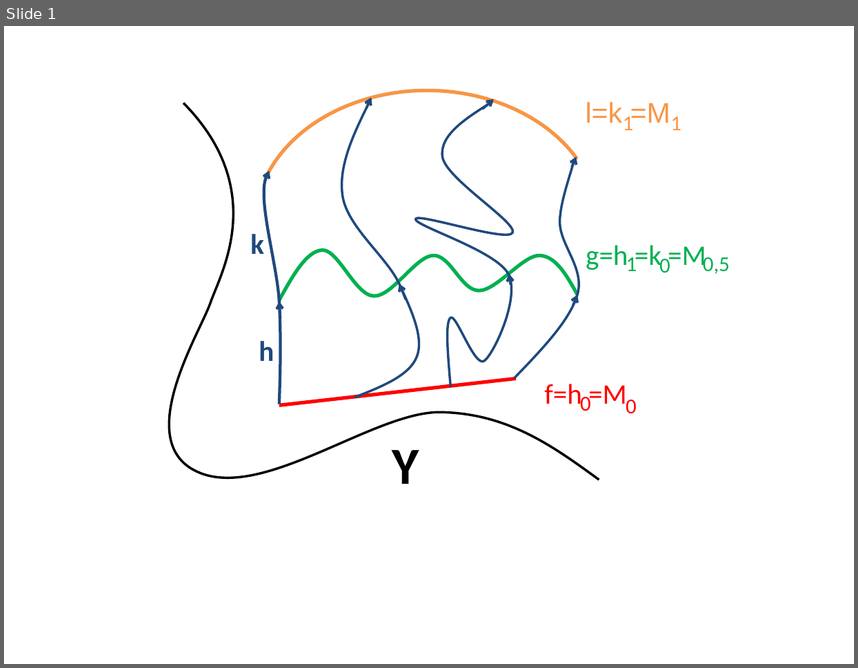
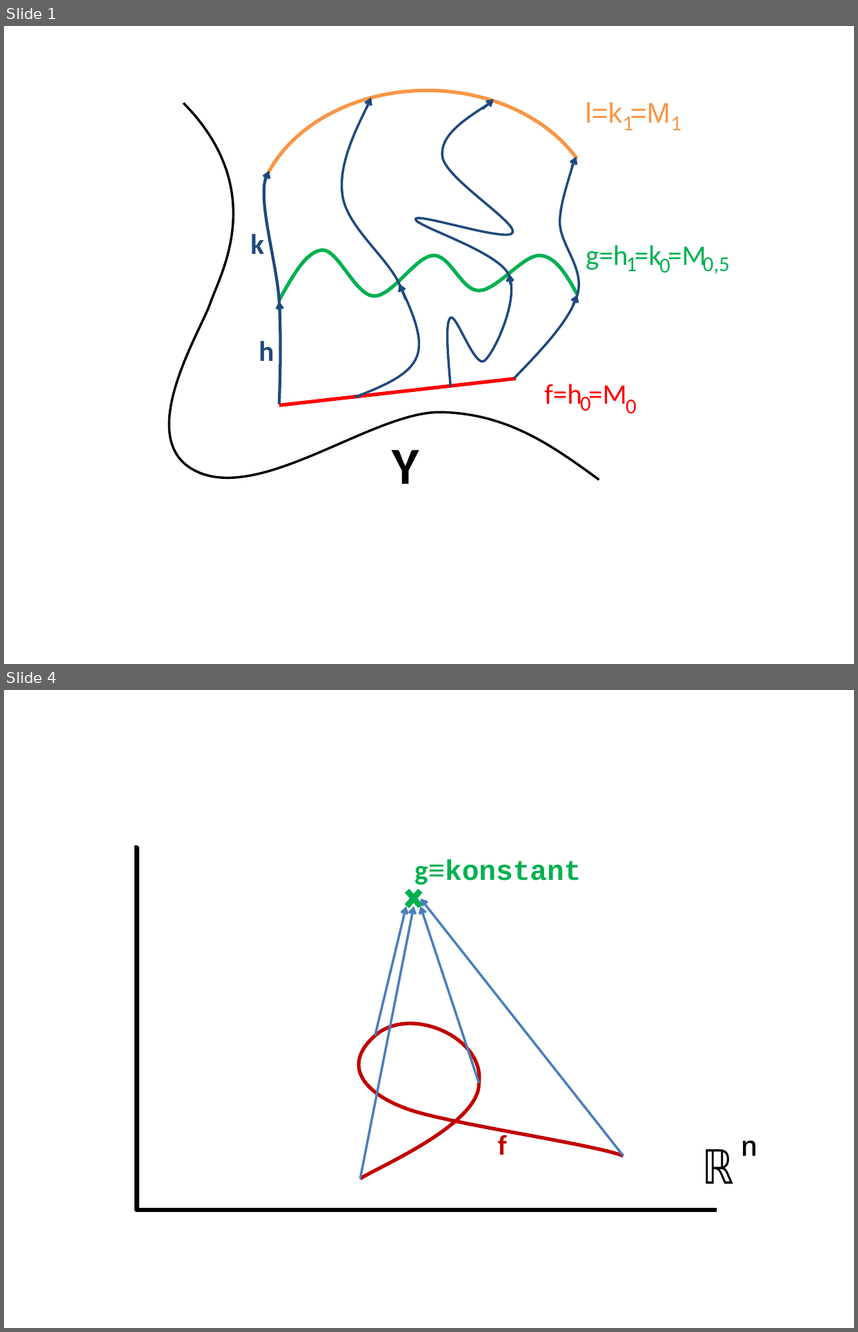
Before and after one commit to lutteropp/GeoTopo, a slide deck: images/Bilder.pptx. Shown one above the other, each under a label of ours: slide 1 before the commit, slides 1 and 4 after it; the slides between them are not shown. The pictures are 858x668 and 858x1332 pixels, drawn with LibreOffice and Linux fonts; fonts in the diff are those of the drawing. Boxes give left, top, right and bottom in pixels: in the first picture for what was removed or moved away, otherwise in the second. Text is boxed around its words. In the diff, an @@ line names an element or a change of style, - is before the commit and + after.

```diff
--- a/images/Bilder.pptx
+++ b/images/Bilder.pptx
@@ slide 4 added at (4,690,854,1328), background #FFFFFF @@
@@ group added at (135,847,764,1210): 4 texts, 4 arrows, 2 lines, 1 elbow line, 1 freeform shape @@
+f
+g≡konstant
+ℝ
+ⁿ
```
Also in this commit, not shown: 11 other slides added, 13 other files.
